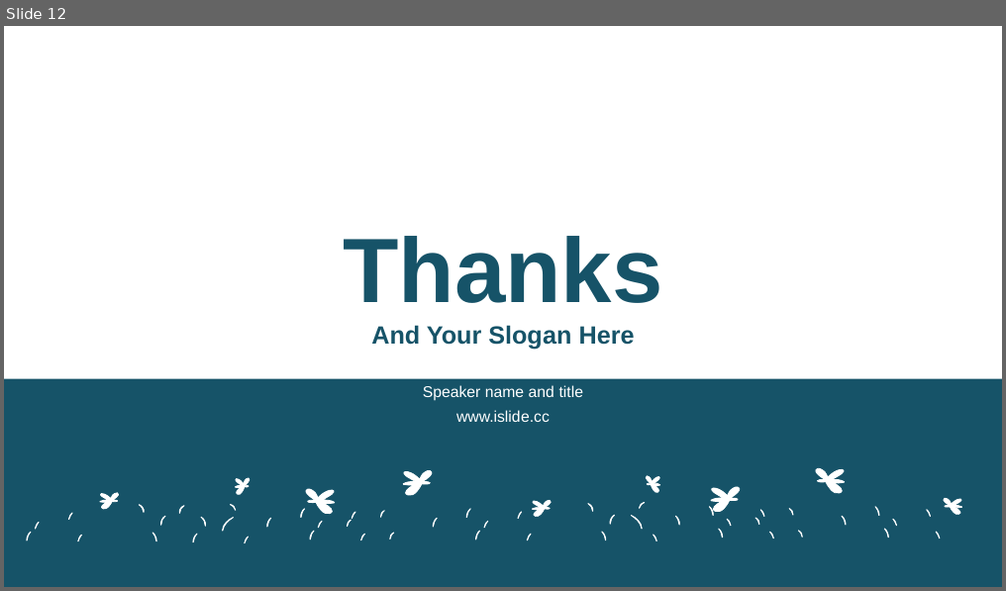
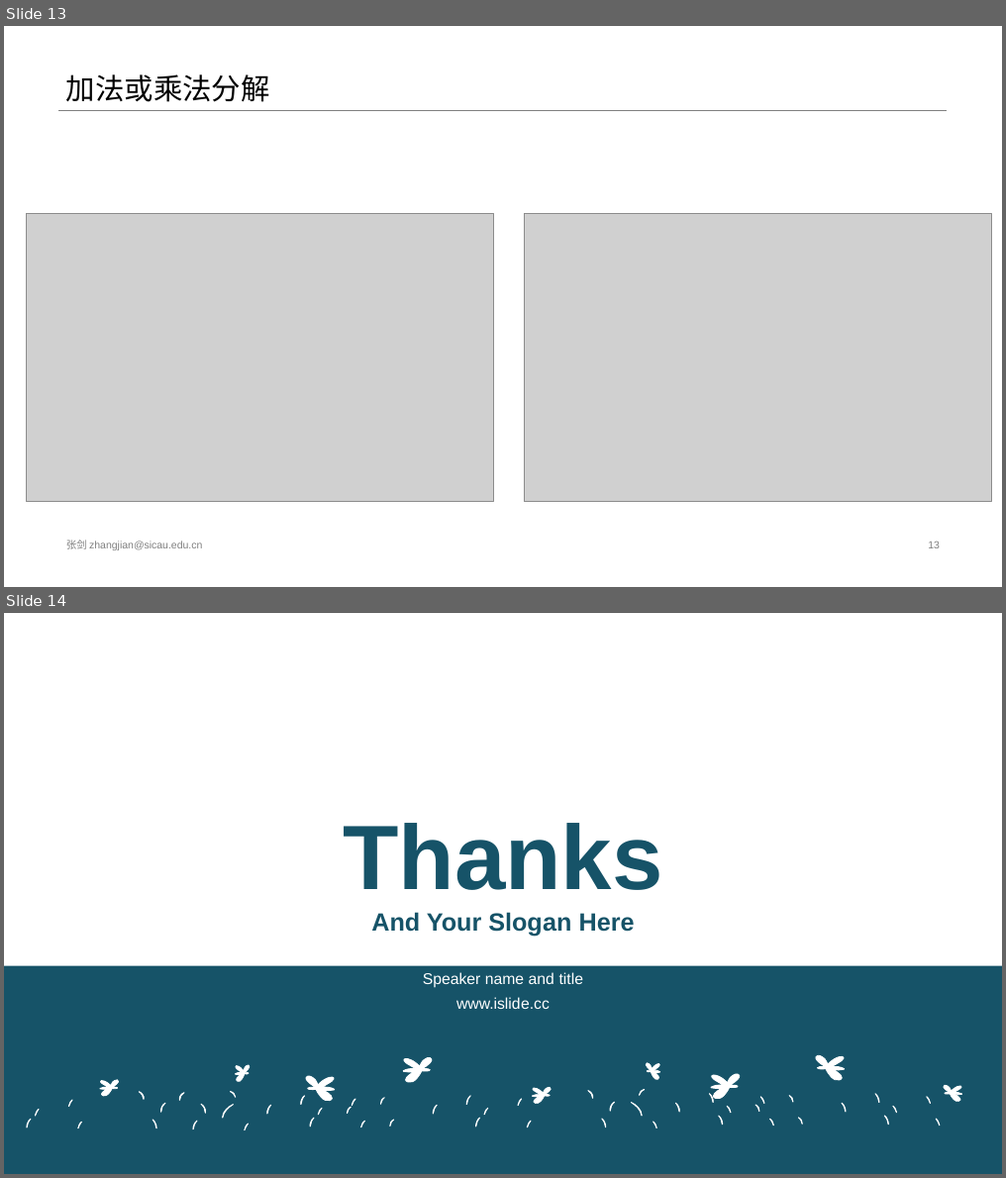
Before and after one commit to jefeerzhang/forcast, a slide deck: 预测与项目生产规模.pptx. Shown one above the other, each under a label of ours: slide 12 before the commit, slides 13 and 14 after it. The pictures are 1006x591 and 1006x1178 pixels, drawn with LibreOffice and Linux fonts; fonts in the diff are those of the drawing; grey boxes stand for pictures. Boxes give left, top, right and bottom in pixels: in the first picture for what was removed or moved away, otherwise in the second. Text is boxed around its words. In the diff, an @@ line names an element or a change of style, - is before the commit and + after.

```diff
--- a/预测与项目生产规模.pptx
+++ b/预测与项目生产规模.pptx
@@ slide 13 added at <box>4,26,1002,587</box>, background #FFFFFF @@
@@ title added at <box>66,75,270,102</box>, 28 pt, text #000000 @@
+加法或乘法分解
@@ line added from (58, 110) to (947, 110), #808080 0.25 pt @@
@@ picture added at <box>27,213,494,501</box> @@
@@ picture added at <box>525,213,991,501</box> @@
@@ text added at <box>66,540,202,551</box>, 10 pt, text #808080 @@
+张剑 zhangjian@sicau.edu.cn
@@ page number added at <box>928,542,940,549</box>, 10 pt, text #808080 @@
+13
@@ what was slide 12 is now slide 14 @@
```
Also in this commit, not shown: 1 slide changed, 1 other slide added, 2 other files.
